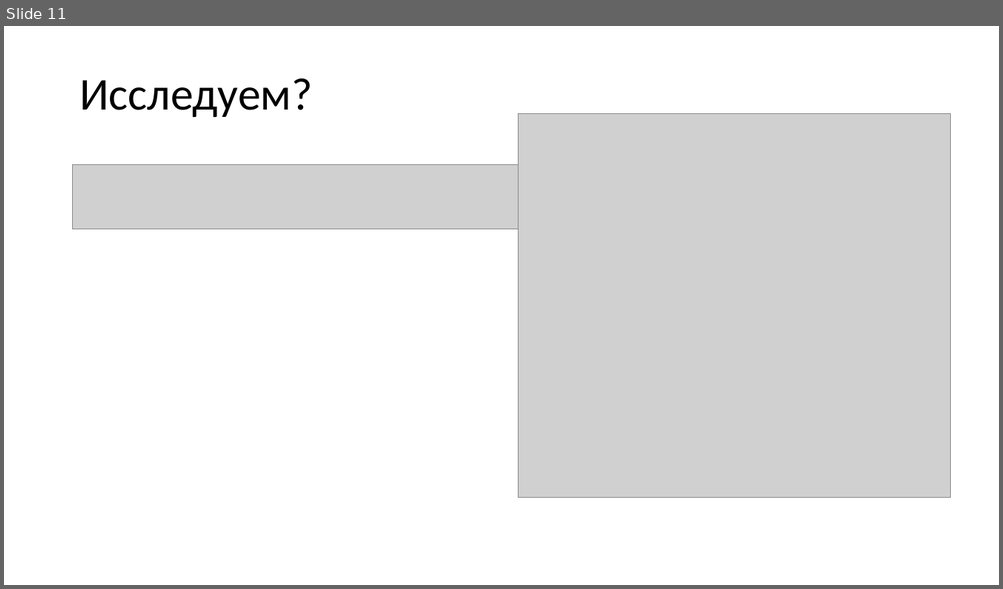
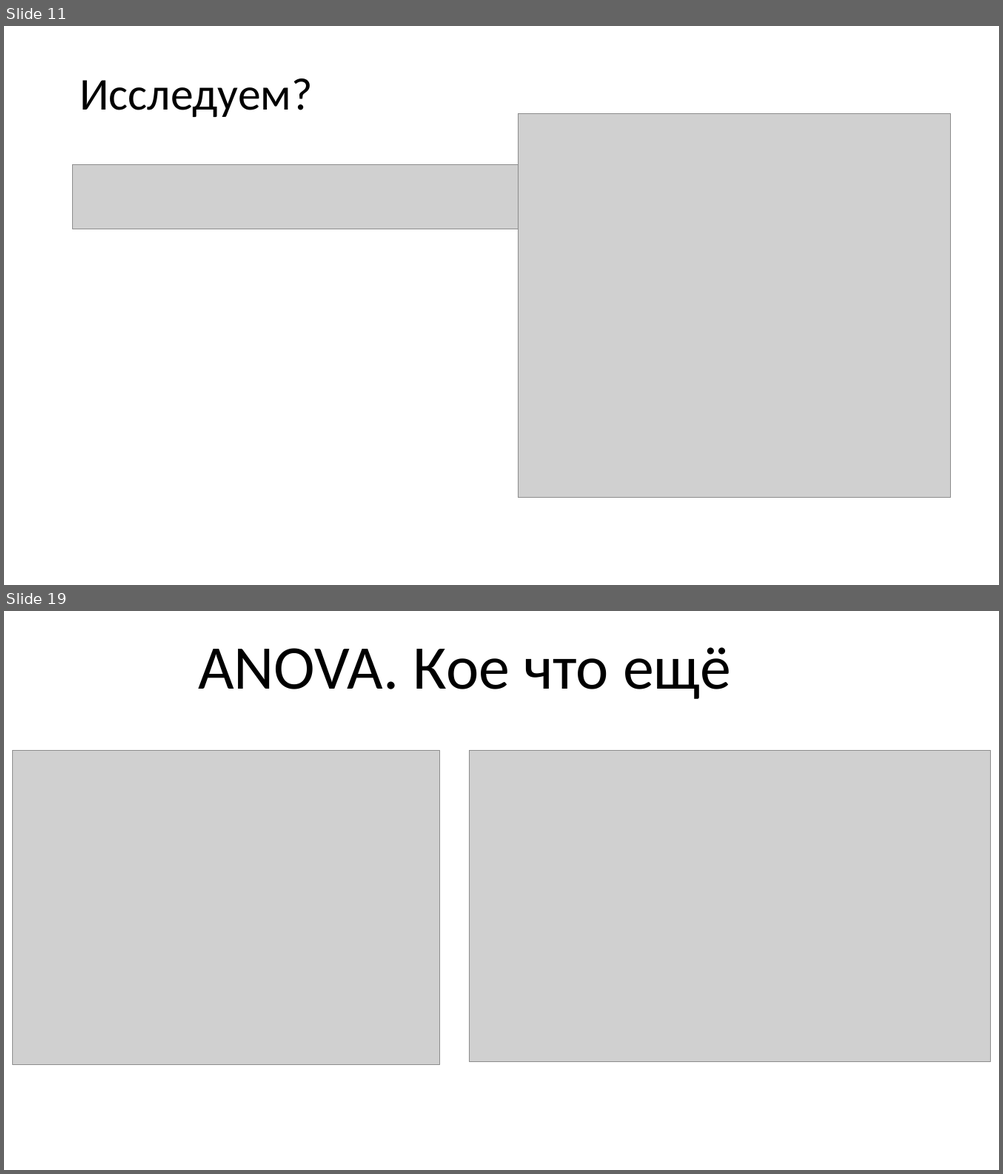
Before and after one commit to imhouston/MD-DA-2017, a slide deck: 5.1 Анализ данных. Многомерье. Начало.pptx. Shown one above the other, each under a label of ours: slide 11 before the commit, slides 11 and 19 after it; the slides between them are not shown. The pictures are 1003x589 and 1003x1174 pixels, drawn with LibreOffice and Linux fonts; fonts in the diff are those of the drawing; grey boxes stand for pictures. Boxes give left, top, right and bottom in pixels: in the first picture for what was removed or moved away, otherwise in the second. Text is boxed around its words. In the diff, an @@ line names an element or a change of style, - is before the commit and + after.

Commit message:
ANOVA

```diff
--- a/5.1 Анализ данных. Многомерье. Начало.pptx
+++ b/5.1 Анализ данных. Многомерье. Начало.pptx
@@ slide 19 added at bbox=[4, 611, 999, 1170], background #FFFFFF @@
@@ title added at bbox=[198, 647, 731, 699], 60 pt, text #000000 @@
+ANOVA. Кое что ещё
@@ picture added at bbox=[12, 751, 439, 1065] @@
@@ picture added at bbox=[469, 751, 990, 1062] @@
```
Also in this commit, not shown: 3 slides changed, 5 other slides added, 18 slides removed, 2 other files.
